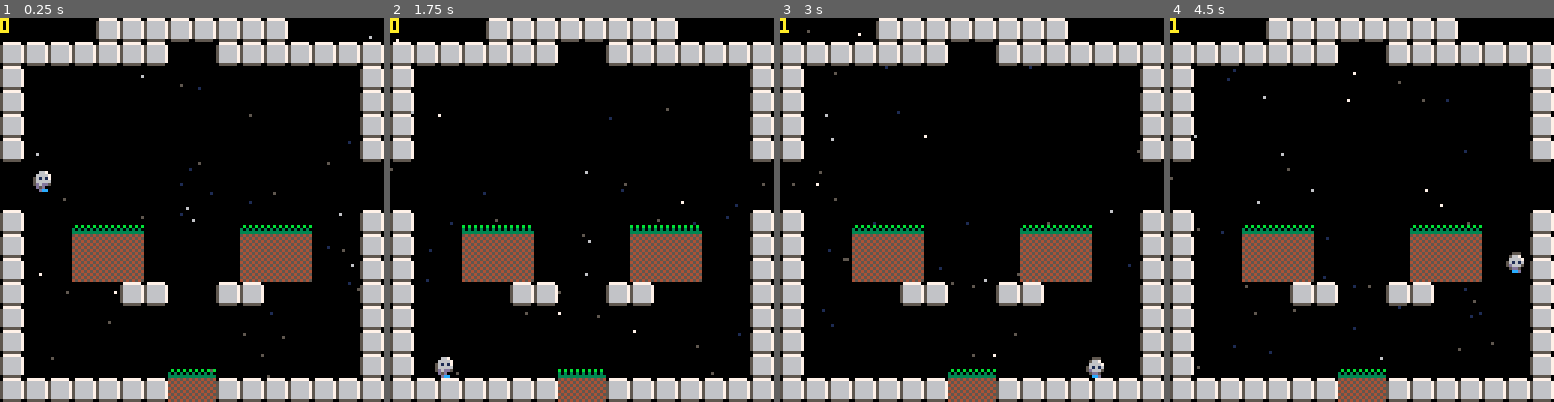
Above: before the commit, frames 1-4 (left to right).
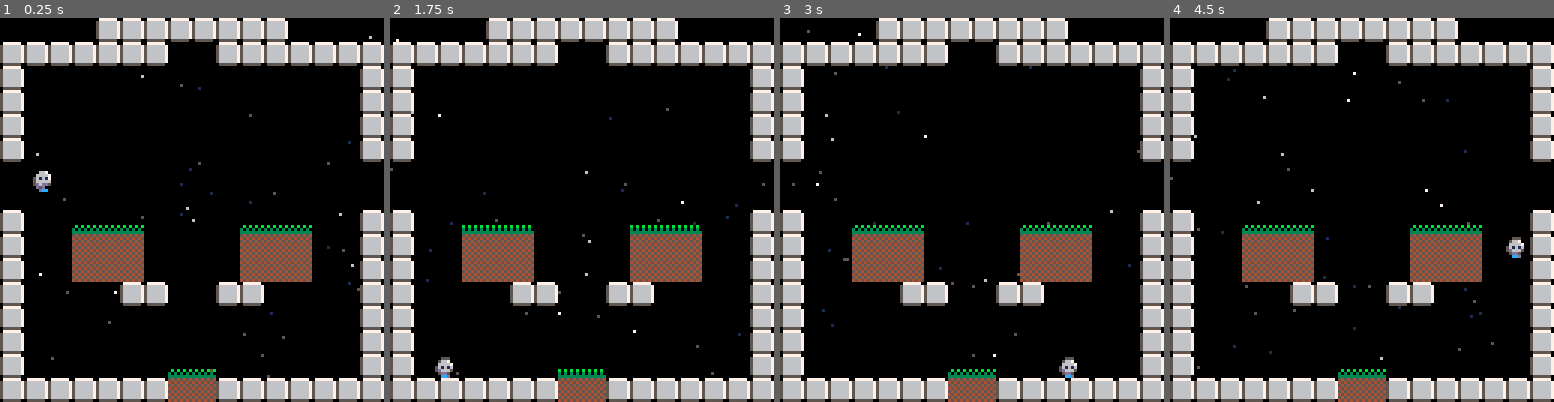
Above: after the commit, the same moments.

Repository: lkingsford/pico8-projects
Game: PICO-8 cartridge plat1.p8
The game is run twice, just before and just after one commit, with the same random seed, the same clock (stepped at 60 frames per second) and the same inputs.
Inputs:
- Up to frame 1 (0.25 s): no input
- Up to frame 2 (1.75 s): tap X (X key) at 0.33, 1.07 s; tap O (Z key) at 0.7, 1.7 s; hold Right from 1.6 s (still down)
- Up to frame 3 (3 s): tap X (X key) at 1.85, 2.97 s; release Right at 2.1 s; tap O (Z key) at 2.1, 2.5, 2.9 s; hold Up 2.15-2.42 s; hold Right from 2.47 s (still down)
- Up to frame 4 (4.5 s): release Right at 3.03 s; hold Left 3.08-3.58 s; tap O (Z key) at 3.3, 3.7, 4.1 s; hold Down 3.63-3.97 s; hold Right from 4.02 s (still down); tap X (X key) at 4.08 s

The runs differ from the first frame. In frame 1, less than 0.1% of the frame differs, in the area x 0-3%, y 0-4%; in frame 2, 0.2%; in frame 3, 0.4%, in the area x 0-85%, y 0-94%; in frame 4, 0.4%.

Commit message:
Sticky fix

Diff:
--- a/plat1.p8
+++ b/plat1.p8
@@ -1,6 +1,8 @@
 pico-8 cartridge // http://www.pico-8.com
 version 32
 __lua__
+-- mr pillow
+-- lachlan kingsford
 
 function _draw()
 	cls()
@@ -20,10 +22,20 @@
 function draw_actors()
 	for a in all(actors) do
 		if fget(a.sprite, 0) then -- x dependent animated
-			a.sprite = 2 + a.x % 2
-		end
-		spr(a.sprite, a.x, a.y)
-		print(a.jumps,0,0,10)
+			a.sprite = 2 + (a.x/4) % 2
+		end
+		local w = a.w or 1
+		local h = a.h or 1
+		spr(a.sprite, a.x, a.y,w,h,a.flip)
+		-- Draw raparound
+		if (a.x > 126) then
+			spr(a.sprite, a.x - 127, a.y,w,h,a.flip)
+		end
+		if (a.y > 126) then
+			spr(a.sprite, a.x, a.y - 127,w,h,a.flip)
+		end
+		a.colx = false
+		a.coly = false
 	end
 end
 
@@ -110,16 +122,25 @@
 		if max(abs(a.dx), abs(a.dy)) > 0 then
 			local steps = 5
 			for i = 0, steps do
-				if check_collide(a.x + a.dx / steps, a.y-1) then
+				if abs(a.dx) > 0 and check_collide(a.x + a.dx / steps, a.y-1) then
+					if a.dx > 0 then
+						a.y = flr(a.y)
+					else
+						a.y = ceil(a.y)
+					end
+					a.colx = true
 					a.dx = 0
 				end
-				if check_collide(a.x, a.y + a.dy / steps) then
+				if abs(a.dy) > 0 and check_collide(a.x, a.y + a.dy / steps) then
 					if a.dy > 1 then
 						a.y = ceil(a.y/8) * 8
 						a.on_floor = true
 						a.jumps = 0
+					else
+						a.y = flr(a.y)
 					end
 					a.dy = 0
+					a.coly = true
 				end
 				a.x += a.dx / steps
 				a.y += a.dy / steps
@@ -148,9 +169,11 @@
 	local max = 4
 	if l then
 		actor.dx -= accel
+		actor.flip = true
 	end
 	if r then
 		actor.dx += accel
+		actor.flip = false
 	end
 	if x then
 		jump(actor)
@@ -238,13 +261,143 @@
 	init_back()
 	init_map()
 	fore_parts = {}
-	local p0 = new_actor(2, player)
+	local p0 = new_actor(18, player)
 	p0.x = 10
 	p0.y = 40
 	p0.player = 0
 	p0.jumps = 0
 	actors={p0}
 end
+…(130 lines of a section not shown)…
 
 
 
Not shown, changed: 130 lines of the sprite sheet (__gfx__) section of plat1.p8
Not shown, changed: the thumbnail (__label__) section of plat1.p8
